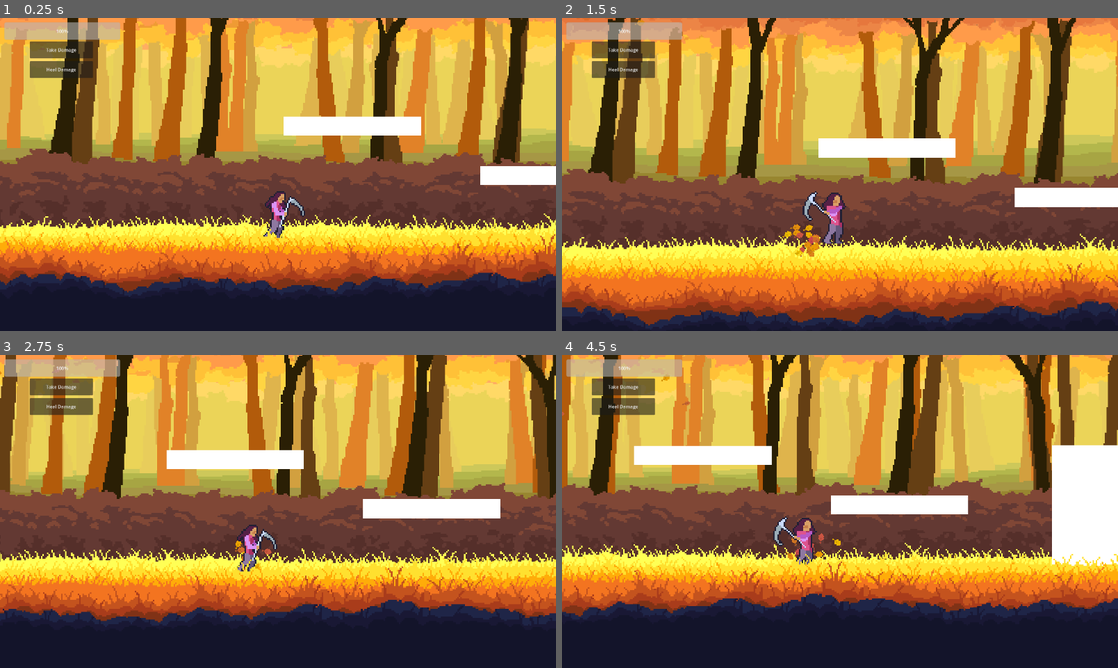
Above: before the commit, frames 1-4 (two rows, left to right).
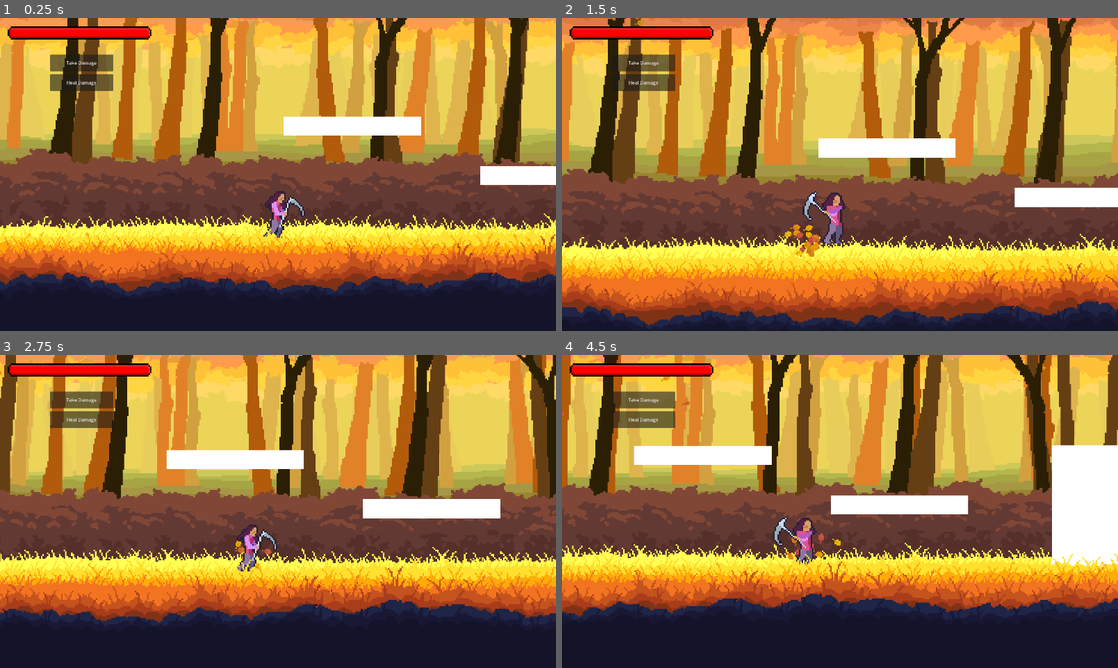
Above: after the commit, the same moments.

Repository: LordRevan36/software_development_platformer
Game: Godot game, scene res://main.tscn
Same seed, same stepped clock (60 frames per second), same inputs: the game is played once before the commit and once after it.
Inputs:
- Up to frame 1 (0.25 s): no input
- Up to frame 2 (1.5 s): hold C (FlipRight) 0.53-1.28 s; tap X (Attack 1) at 0.6, 1.35 s; hold Z (FlipLeft) from 1.28 s (still down)
- Up to frame 3 (2.75 s): release Z (FlipLeft) at 2.03 s; hold C (FlipRight) from 2.03 s (still down); tap X (Attack 1) at 2.1 s
- Up to frame 4 (4.5 s): release C (FlipRight) at 2.78 s; hold W (Up) 2.78-3.53 s; tap X (Attack 1) at 2.85, 3.6, 4.35 s; hold Z (FlipLeft) from 3.53 s (still down)

The runs differ from the first frame. In frame 1, 2.8% of the frame differs, in the area x 0-28%, y 1-24%; in frame 2, 2.9%; in frame 3, 3.1%; in frame 4, 2.9%.

Commit message:
YAY HEALTH BAR WORKS AND PRETTY

Diff:
--- /dev/null
+++ b/software-development-platformer/HealthBar.gd
@@ -0,0 +1,20 @@
+extends TextureProgressBar
+@onready var player := get_tree().get_first_node_in_group("Player")
+var health_tween: Tween
+@export var player_path: NodePath
+
+# Called when the node enters the scene tree for the first time.
+func _ready():
+	max_value = player.MAX_Health
+	value = player.health
+	player.health_changed.connect(update_health)
+
+func update_health(current: float, max_health: float):
+	max_value = max_health
+	health_tween = create_tween()
+	health_tween.tween_property(
+		self,
+		"value",
+		current,
+		0.15
+		).set_trans(Tween.TRANS_QUAD).set_ease(Tween.EASE_OUT)
--- a/software-development-platformer/Player/player.gd
+++ b/software-development-platformer/Player/player.gd
@@ -23,8 +23,7 @@
 var landVelocity = Vector2(0,0) #stores velocity of player immediately before landing
 var slow = 1 #stores velocity vector of player immediately before attacking
 var canJump = true #used to let player jump a little after leaving the platform
-#Healthbar
-var health := MAX_Health
+var health := MAX_Health #stores the health for the player
 
  #signals to communicate important events, can be detected in other scripts.
 #Currently just used for particles and physics.
@@ -278,7 +277,6 @@
 	state = "idle"
 	attack_finished.emit()
 
-
 # HIDING SLASH
 func _on_slash_animation_finished() -> void: #used to visually hide slash when its done
 	Slash.hide()
--- a/software-development-platformer/health_bar.gd
+++ /dev/null
@@ -1,18 +0,0 @@
-extends ProgressBar
-@onready var player := get_tree().get_first_node_in_group("Player")
-
-
-# Called when the node enters the scene tree for the first time.
-func _ready() -> void:
-	max_value = player.MAX_Health
-	value = player.health
-	player.health_changed.connect(update_health)
-
-var target_value := value
-
-func update_health(current: int, max_h) -> void:
-	max_value = max_h
-	target_value = current
-
-func _process(delta):
-	value = lerp(value, target_value, delta * 8)
--- a/software-development-platformer/main.tscn
+++ b/software-development-platformer/main.tscn
@@ -13,8 +13,9 @@
 [ext_resource type="Texture2D" uid="uid://d15b6nmtxas3j" path="res://Assets/Forest/BushyGrass.png" id="7_5vw27"]
 [ext_resource type="Texture2D" uid="uid://ul3588q4vy3l" path="res://Assets/Forest/LeafParticle2.png" id="7_ycdy4"]
 [ext_resource type="Script" uid="uid://m70ma2rafm6p" path="res://Player/movement_particles.gd" id="11_vivmo"]
-[ext_resource type="Script" uid="uid://bqovlgcavqgg2" path="res://health_bar.gd" id="15_vivmo"]
-[ext_resource type="Script" uid="uid://dhqon0kvpcrte" path="res://button.gd" id="16_2cqfq"]
+[ext_resource type="Script" uid="uid://dhqon0kvpcrte" path="res://DamageButton.gd" id="16_2cqfq"]
+[ext_resource type="Texture2D" uid="uid://cbmy31rblo60d" path="res://Assets/HUD/HealthBar.png" id="16_yaehf"]
+[ext_resource type="Script" uid="uid://rexj3shyfaq6" path="res://HealthBar.gd" id="17_074og"]
 [ext_resource type="Script" uid="uid://qy3w7jrwih6c" path="res://heal_button.gd" id="17_yaehf"]
 
 [sub_resource type="Gradient" id="Gradient_w48qg"]
@@ -139,6 +140,14 @@
 [sub_resource type="WorldBoundaryShape2D" id="WorldBoundaryShape2D_0xm2m"]
 distance = -285.0
 
+[sub_resource type="AtlasTexture" id="AtlasTexture_cegan"]
+atlas = ExtResource("16_yaehf")
+region = Rect2(0, 128, 384, 128)
+
+[sub_resource type="AtlasTexture" id="AtlasTexture_getpj"]
+atlas = ExtResource("16_yaehf")
+region = Rect2(0, 0, 384, 128)
+
 [node name="Main" type="Node"]
 
 [node name="Parallax <100" type="Node2D" parent="."]
@@ -1121,27 +1130,33 @@
 offset = Vector2(15, 15)
 transform = Transform2D(1, 0, 0, 1, 15, 15)
 
-[node name="HealthBar" type="ProgressBar" parent="CanvasLayer" groups=["Player"]]
-offset_right = 400.0
-offset_bottom = 60.0
-value = 100.0
-script = ExtResource("15_vivmo")
-
 [node name="DamageButton" type="Button" parent="CanvasLayer"]
-offset_left = 88.0
-offset_top = 66.0
-offset_right = 306.0
-offset_bottom = 124.0
+offset_left = 158.0
+offset_top = 111.0
+offset_right = 376.0
+offset_bottom = 169.0
 text = "Take Damage"
 script = ExtResource("16_2cqfq")
 
 [node name="HealButton" type="Button" parent="CanvasLayer"]
-offset_left = 88.0
-offset_top = 134.0
-offset_right = 306.0
-offset_bottom = 192.0
+offset_left = 158.0
+offset_top = 179.0
+offset_right = 376.0
+offset_bottom = 237.0
 text = "Heal Damage"
 script = ExtResource("17_yaehf")
 
+[node name="HealthBar" type="TextureProgressBar" parent="CanvasLayer"]
+offset_left = 12.0
+offset_top = -43.0
+offset_right = 140.0
+offset_bottom = 85.0
+scale = Vector2(1.2911928, 1.4154341)
+value = 100.0
+texture_under = SubResource("AtlasTexture_cegan")
+texture_progress = SubResource("AtlasTexture_getpj")
+script = ExtResource("17_074og")
+player_path = NodePath("../../Player")
+
 [connection signal="jumped" from="Player" to="Player/MovementParticles" method="_on_player_jumped"]
 [connection signal="landed" from="Player" to="Player/MovementParticles" method="_on_player_landed"]
Binary file added: software-development-platformer/Assets/HUD/HealthBar.png
Not shown, added: software-development-platformer/Assets/HUD/HealthBar.png.import
Renamed: software-development-platformer/button.gd -> software-development-platformer/DamageButton.gd
Renamed: software-development-platformer/button.gd.uid -> software-development-platformer/DamageButton.gd.uid
Not shown, added: software-development-platformer/HealthBar.gd.uid
Not shown, removed: software-development-platformer/health_bar.gd.uid
Not shown: 1 places in software-development-platformer/main.tscn that only renumber resources
Not shown, changed: .DS_Store
Not shown, added: software-development-platformer/.DS_Store
Not shown, added: software-development-platformer/Assets/.DS_Store
Not shown, added: software-development-platformer/Assets/HUD/.DS_Store
